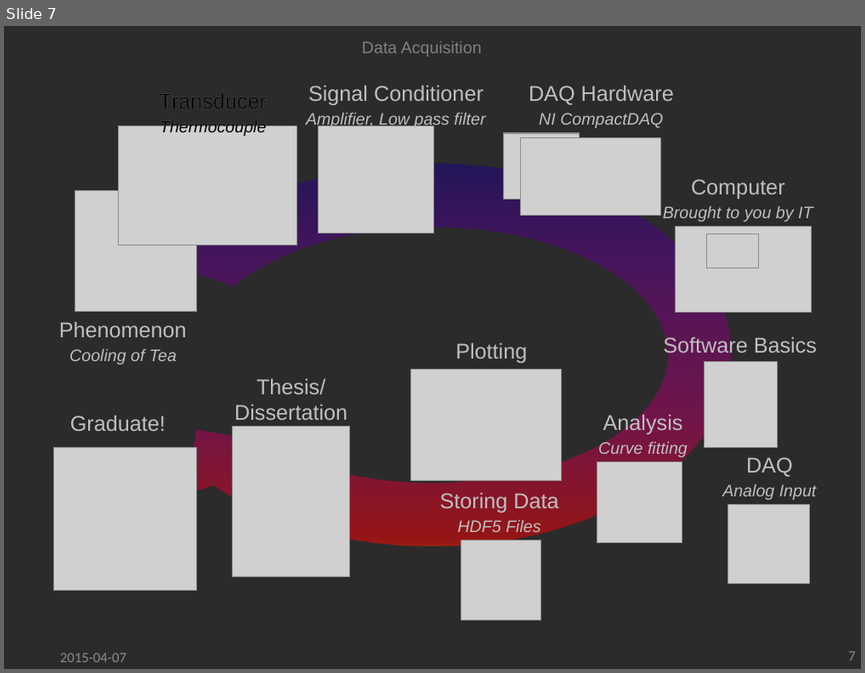
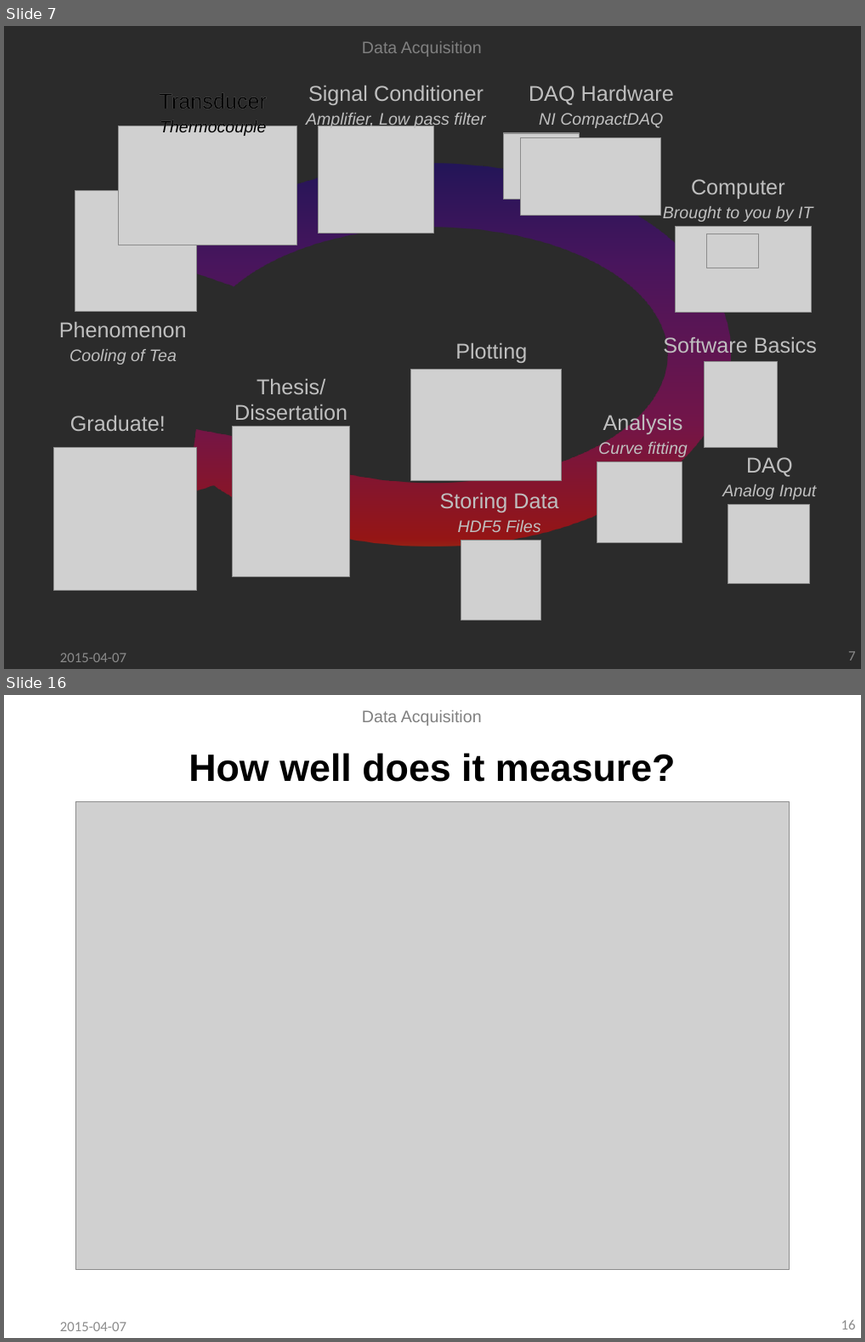
Before and after one commit to ddhanraj/ddhanraj, a slide deck: slides/DAQ.pptx. Shown one above the other, each under a label of ours: slide 7 before the commit, slides 7 and 16 after it; the slides between them are not shown. The pictures are 865x673 and 865x1342 pixels, drawn with LibreOffice and Linux fonts; fonts in the diff are those of the drawing; grey boxes stand for pictures; background and template pictures are left out; a plain dark background stands for a picture behind light text. Boxes give left, top, right and bottom in pixels: in the first picture for what was removed or moved away, otherwise in the second. Text is boxed around its words. In the diff, an @@ line names an element or a change of style, - is before the commit and + after.

```diff
--- a/slides/DAQ.pptx
+++ b/slides/DAQ.pptx
@@ slide 16 added at box(4, 695, 861, 1338), background picture (left out) @@
@@ text added at box(362, 710, 482, 726), 14 pt, text #808080 @@
+Data Acquisition
@@ title added at box(188, 753, 676, 782), 32 pt, text #000000, bold @@
+How well does it measure?
@@ picture added at box(76, 802, 789, 1269) @@
@@ text added at box(60, 1321, 126, 1331), 12 pt, text #8C8C8C @@
+2015-04-07
@@ page number added at box(841, 1320, 856, 1329), 12 pt, text #8C8C8C @@
+16
```
Also in this commit, not shown: 6 slides changed, 11 other slides added, 3 other files.
